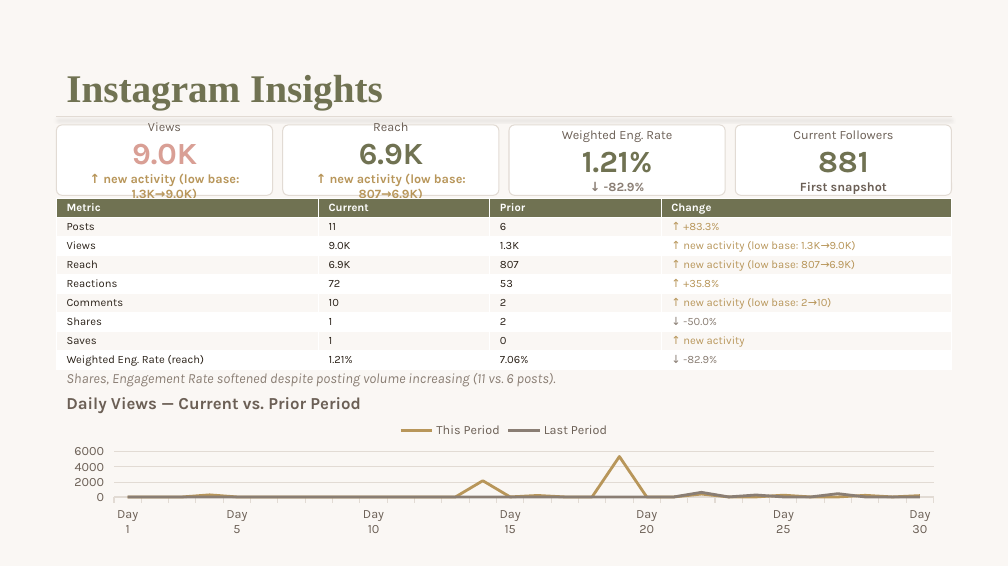
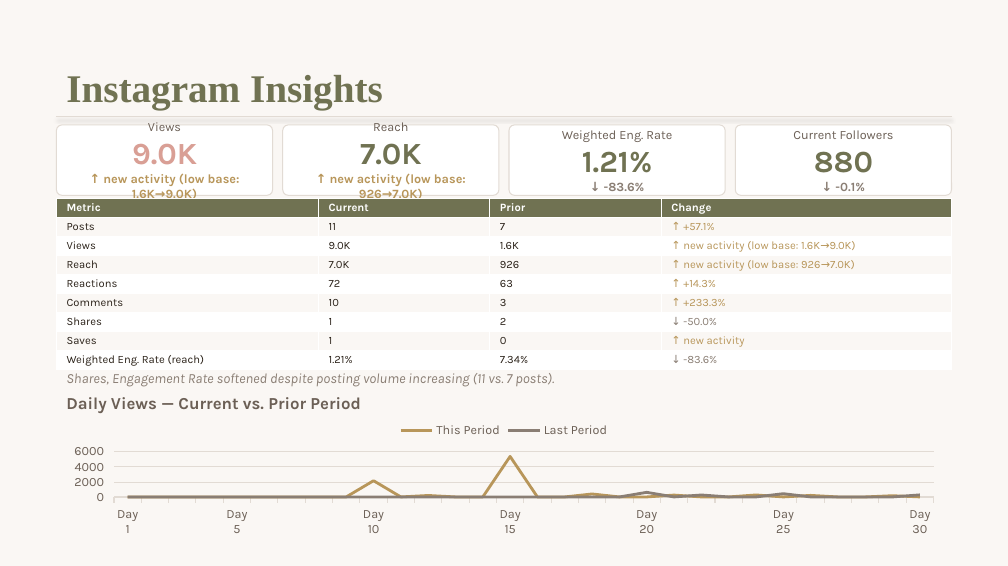
Before and after one commit to lakehousesocial-tech/salonveritas-monthly-report, a slide deck: slide 2 of Salon Veritas Monthly Report — September 2026.pptx. Drawn at 1008x566 pixels with LibreOffice and Linux fonts; fonts in the diff are those of the drawing. Boxes give left, top, right and bottom in pixels: in the first picture for what was removed or moved away, otherwise in the second. Text is boxed around its words. In the diff, an @@ line names an element or a change of style, - is before the commit and + after.

```diff
--- a/Salon Veritas Monthly Report — September 2026.pptx
+++ b/Salon Veritas Monthly Report — September 2026.pptx
@@ text in rounded rectangle at bbox=[330, 143, 466, 202]: text changed @@
-6.9K
-↑ new activity (low base: 807→6.9K)
+7.0K
+↑ new activity (low base: 926→7.0K)
@@ text in rounded rectangle at bbox=[103, 173, 240, 202]: text changed @@
-↑ new activity (low base: 1.3K→9.0K)
+↑ new activity (low base: 1.6K→9.0K)
@@ table at bbox=[56, 199, 952, 370] @@
-row 2, column 3: 6
+row 2, column 3: 7
-row 2, column 4: ↑ +83.3%
+row 2, column 4: ↑ +57.1%
-row 3, column 3: 1.3K
+row 3, column 3: 1.6K
-row 3, column 4: ↑ new activity (low base: 1.3K→9.0K)
+row 3, column 4: ↑ new activity (low base: 1.6K→9.0K)
-row 4: Reach | 6.9K | 807 | ↑ new activity (low base: 807→6.9K)
+row 4: Reach | 7.0K | 926 | ↑ new activity (low base: 926→7.0K)
-row 5, column 3: 53
+row 5, column 3: 63
-row 5, column 4: ↑ +35.8%
+row 5, column 4: ↑ +14.3%
-row 6, column 3: 2
+row 6, column 3: 3
-row 6, column 4: ↑ new activity (low base: 2→10)
+row 6, column 4: ↑ +233.3%
-row 9, column 3: 7.06%
+row 9, column 3: 7.34%
-row 9, column 4: ↓ -82.9%
+row 9, column 4: ↓ -83.6%
@@ text in rounded rectangle at bbox=[835, 183, 865, 191]: text changed; text colour #6B5F55 to #8A7E74 @@
-881
-First snapshot
+880
+↓ -0.1%
@@ text at bbox=[66, 373, 554, 387]: text changed @@
-Shares, Engagement Rate softened despite posting volume increasing (11 vs. 6 posts).
+Shares, Engagement Rate softened despite posting volume increasing (11 vs. 7 posts).
@@ line chart at bbox=[56, 412, 952, 539] @@
-This Period: 0, 0, 0, 300, 0, 0, 0, 0, 0, 0, 0, 0, 0, 2200, 0, 200, 0, 0, 5400, 0, 0, 400, 0, 0, 200, 0, 0, 200, 0, 200
+This Period: 0, 0, 0, 0, 0, 0, 0, 0, 0, 2200, 0, 200, 0, 0, 5400, 0, 0, 400, 0, 0, 200, 0, 0, 300, 0, 200, 0, 0, 200, 0
-Last Period: 0, 0, 0, 0, 0, 0, 0, 0, 0, 0, 0, 0, 0, 0, 0, 0, 0, 0, 0, 0, 0, 600, 0, 300, 0, 0, 400, 0, 0, 0
+Last Period: 0, 0, 0, 0, 0, 0, 0, 0, 0, 0, 0, 0, 0, 0, 0, 0, 0, 0, 0, 600, 0, 300, 0, 0, 400, 0, 0, 0, 0, 300
```
Also in this commit, not shown: 6 other slides changed, 2 other files.
